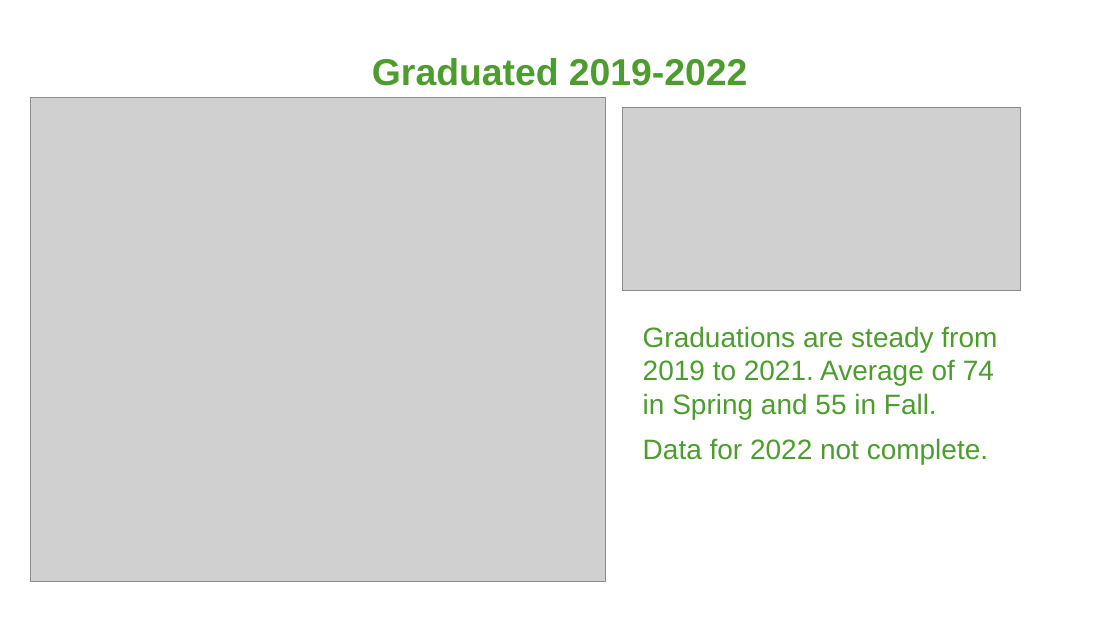
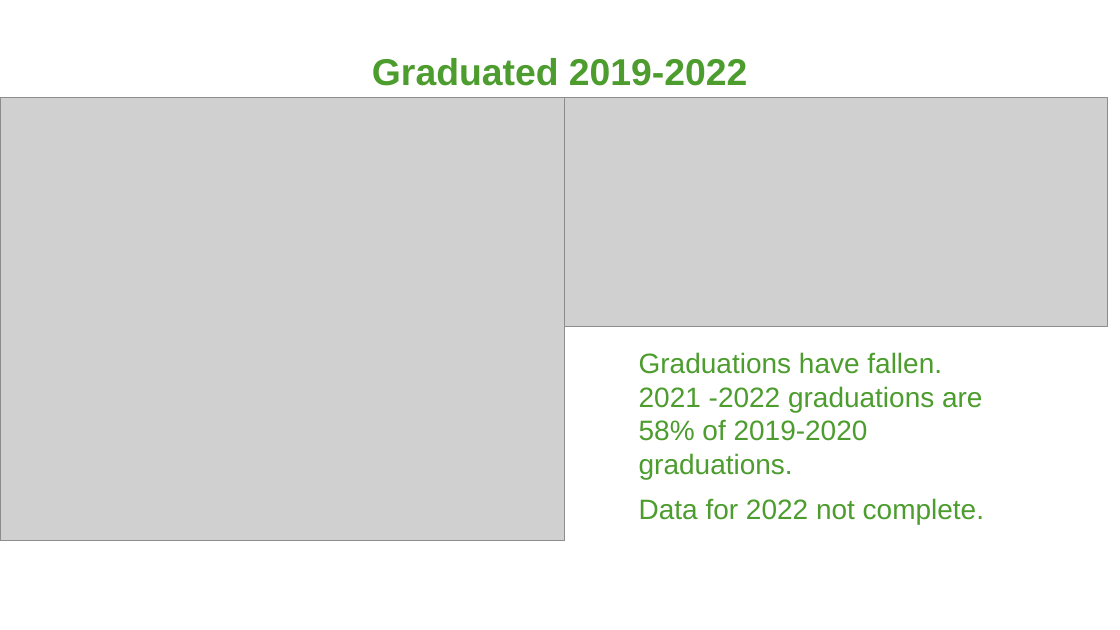
Before and after one commit to RossHyman/Springboard, a slide deck: slide 8 of Truman/Hyman_ECE Data Strategist Task 090622.pptx. Drawn at 1120x630 pixels with LibreOffice and Linux fonts; fonts in the diff are those of the drawing; grey boxes stand for pictures; background and template pictures are left out. Boxes give left, top, right and bottom in pixels: in the first picture for what was removed or moved away, otherwise in the second. Text is boxed around its words. In the diff, an @@ line names an element or a change of style, - is before the commit and + after.

```diff
--- a/Truman/Hyman_ECE Data Strategist Task 090622.pptx
+++ b/Truman/Hyman_ECE Data Strategist Task 090622.pptx
@@ picture: place and size @@
-picture at (30, 97, 606, 582)
+picture at (0, 97, 565, 541)
@@ picture: place and size @@
-picture at (623, 108, 1021, 291)
+picture at (565, 97, 1107, 326)
@@ text "Graduations have fallen. 2021 -2022 ...": place and size @@
-text "Graduations have fallen. 2021 -2022 ..." at (643, 326, 997, 464)
+text "Graduations have fallen. 2021 -2022 ..." at (639, 352, 984, 524)
@@ text at (639, 352, 982, 479): text changed @@
-Graduations are steady from 2019 to 2021. Average of 74 in Spring and 55 in Fall.
+Graduations have fallen. 2021 -2022 graduations are 58% of 2019-2020 graduations.
```
Also in this commit, not shown: 8 other slides changed, 1 slide added, 1 slide removed, 4 other files.
